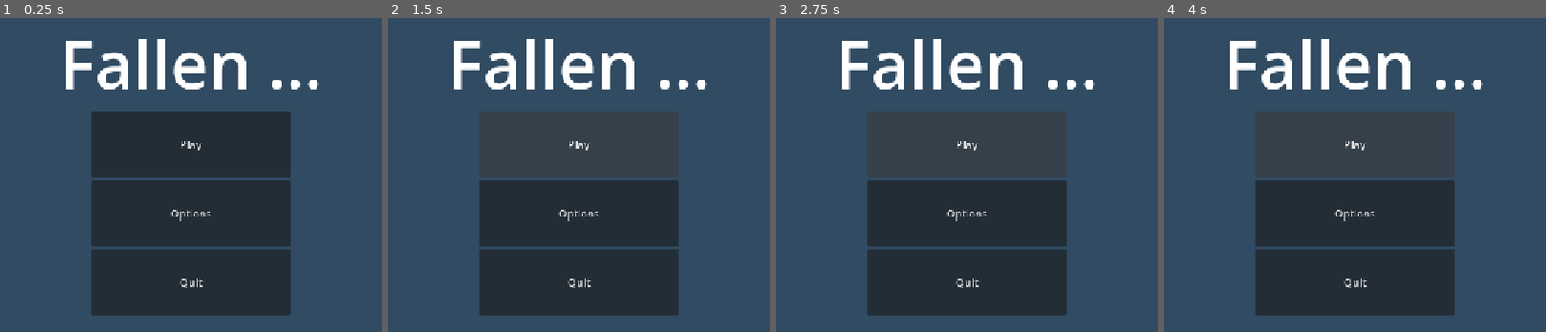
Above: before the commit, frames 1-4 (left to right).
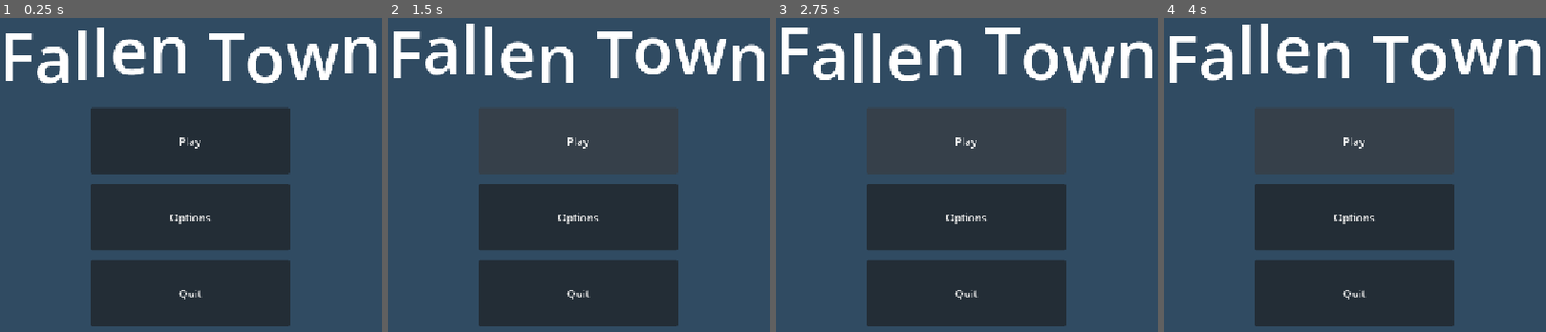
Above: after the commit, the same moments.

Repository: MineSwe/Bananerna-Studios-META-Game-Jam-2026
Game: Godot game, scene res://scenes/title_screen.tscn
Two runs of this game, one before a commit and one after it. Both use one fixed random seed, a clock stepped at 60 frames per second and the inputs below. The project has no main scene, so this scene is started directly.
Inputs:
- Up to frame 1 (0.25 s): no input
- Up to frame 2 (1.5 s): click "Options" at 0.5 s; click "Play" at 1.25 s
- Up to frame 3 (2.75 s): click "Play" at 2 s
- Up to frame 4 (4 s): hold D (right) from 2.78 s (still down); tap Space (jump) at 2.85, 3.02, 3.32, 3.6, 3.77 s

The runs differ from the first frame. In frame 1, 13% of the frame differs, in the area x 1-99%, y 3-99%; in frame 2, 12%; in frame 3, 12%; in frame 4, 12%.

Commit message:
Add button functionality

Diff:
--- a/Godot Project files/meta-game-jam-26/assets/menu/menu_theme.tres
+++ b/Godot Project files/meta-game-jam-26/assets/menu/menu_theme.tres
@@ -13,3 +13,4 @@
 PanelContainer/styles/panel = SubResource("StyleBoxFlat_2f5im")
 RichTextLabelTitle/base_type = &"RichTextLabel"
 RichTextLabelTitle/font_sizes/normal_font_size = 100
+VBoxContainer/constants/separation = 15
--- a/Godot Project files/meta-game-jam-26/scenes/player.tscn
+++ b/Godot Project files/meta-game-jam-26/scenes/player.tscn
@@ -1,6 +1,6 @@
 [gd_scene format=3 uid="uid://trywo3xopl2i"]
 
-[ext_resource type="Script" path="res://scenes/player.gd" id="1_3vyb7"]
+[ext_resource type="Script" uid="uid://bjhlbyg4g4157" path="res://scripts/player.gd" id="1_3vyb7"]
 [ext_resource type="Texture2D" path="res://assets/Tiny RPG Character Asset Pack 01 v2.0 -Free Soldier&Orc/Characters(100x100 split)/Soldier/Soldier/Soldier_Idle.png" id="2_qhqgy"]
 [ext_resource type="Texture2D" path="res://assets/Tiny RPG Character Asset Pack 01 v2.0 -Free Soldier&Orc/Characters(100x100 split)/Soldier/Soldier/Soldier_Walk.png" id="3_dqkch"]
 
--- a/Godot Project files/meta-game-jam-26/scenes/title_screen.tscn
+++ b/Godot Project files/meta-game-jam-26/scenes/title_screen.tscn
@@ -2,6 +2,9 @@
 
 [ext_resource type="Theme" uid="uid://ck606rocfli0w" path="res://assets/menu/menu_theme.tres" id="1_sa3yf"]
 [ext_resource type="PackedScene" uid="uid://bob8q8apo0vp8" path="res://scenes/button.tscn" id="2_s4lrb"]
+[ext_resource type="Script" uid="uid://c8tjxybkw30uf" path="res://scripts/PlayButton.gd" id="3_dc4i4"]
+[ext_resource type="Script" uid="uid://5r6gr3sf08r8" path="res://scripts/OptionButton.gd" id="3_mgrm8"]
+[ext_resource type="Script" uid="uid://4bin0lyxpq0n" path="res://scripts/QuitButton.gd" id="4_dc4i4"]
 
 [sub_resource type="Theme" id="Theme_omjc6"]
 
@@ -31,20 +34,28 @@
 layout_mode = 2
 theme = SubResource("Theme_omjc6")
 theme_type_variation = &"RichTextLabelTitle"
-text = "Fallen ..."
+bbcode_enabled = true
+text = "[wave amp=75 freq=2]Fallen Town"
 fit_content = true
 autowrap_mode = 0
 
 [node name="PlayButton" parent="PanelContainer/VBoxContainer" unique_id=1333493606 instance=ExtResource("2_s4lrb")]
 layout_mode = 2
 size_flags_horizontal = 4
+script = ExtResource("3_dc4i4")
 
 [node name="OptionButton" parent="PanelContainer/VBoxContainer" unique_id=1008493053 instance=ExtResource("2_s4lrb")]
 layout_mode = 2
 size_flags_horizontal = 4
 text = "Options"
+script = ExtResource("3_mgrm8")
 
 [node name="QuitButton" parent="PanelContainer/VBoxContainer" unique_id=289909700 instance=ExtResource("2_s4lrb")]
 layout_mode = 2
 size_flags_horizontal = 4
 text = "Quit"
+script = ExtResource("4_dc4i4")
+
+[connection signal="pressed" from="PanelContainer/VBoxContainer/PlayButton" to="PanelContainer/VBoxContainer/PlayButton" method="_on_pressed"]
+[connection signal="pressed" from="PanelContainer/VBoxContainer/OptionButton" to="PanelContainer/VBoxContainer/OptionButton" method="_on_pressed"]
+[connection signal="pressed" from="PanelContainer/VBoxContainer/QuitButton" to="PanelContainer/VBoxContainer/QuitButton" method="_on_pressed"]
--- /dev/null
+++ b/Godot Project files/meta-game-jam-26/scripts/OptionButton.gd
@@ -0,0 +1,15 @@
+extends Button
+
+
+# Called when the node enters the scene tree for the first time.
+func _ready() -> void:
+	pass # Replace with function body.
+
+
+# Called every frame. 'delta' is the elapsed time since the previous frame.
+func _process(delta: float) -> void:
+	pass
+
+
+func _on_pressed() -> void:
+	get_tree().change_scene_to_file("res://scenes/options.tscn")
--- /dev/null
+++ b/Godot Project files/meta-game-jam-26/scripts/PlayButton.gd
@@ -0,0 +1,15 @@
+extends Button
+
+
+# Called when the node enters the scene tree for the first time.
+func _ready() -> void:
+	pass # Replace with function body.
+
+
+# Called every frame. 'delta' is the elapsed time since the previous frame.
+func _process(delta: float) -> void:
+	pass
+
+
+func _on_pressed() -> void:
+	get_tree().change_scene_to_file("res://scenes/intro.tscn")
--- /dev/null
+++ b/Godot Project files/meta-game-jam-26/scripts/QuitButton.gd
@@ -0,0 +1,15 @@
+extends Button
+
+
+# Called when the node enters the scene tree for the first time.
+func _ready() -> void:
+	pass # Replace with function body.
+
+
+# Called every frame. 'delta' is the elapsed time since the previous frame.
+func _process(delta: float) -> void:
+	pass
+
+
+func _on_pressed() -> void:
+	get_tree().quit()
--- /dev/null
+++ b/Godot Project files/meta-game-jam-26/scripts/player.gd
@@ -0,0 +1,38 @@
+extends CharacterBody2D
+
+@onready var animated_sprite_2d = $AnimatedSprite2D
+
+const SPEED = 150.0
+const JUMP_VELOCITY = -400.0
+
+
+func _physics_process(delta: float) -> void:
+	# Add the gravity.
+	if not is_on_floor():
+		velocity += get_gravity() * delta
+
+	# Handle jump.
+	if Input.is_action_just_pressed("jump") and is_on_floor():
+		velocity.y = JUMP_VELOCITY
+
+	# Get the input direction and handle the movement/deceleration.
+	# As good practice, you should replace UI actions with custom gameplay actions.
+	var direction := Input.get_axis("left", "right")
+	if direction:
+		velocity.x = direction * SPEED
+	else:
+		velocity.x = move_toward(velocity.x, 0, SPEED)
+
+	animation_handler()
+	move_and_slide()
+
+
+func animation_handler() -> void:
+	if velocity.x > 0:
+		animated_sprite_2d.play("walk")
+		animated_sprite_2d.flip_h = false
+	elif velocity.x < 0:
+		animated_sprite_2d.play("walk")
+		animated_sprite_2d.flip_h = true
+	else:
+		animated_sprite_2d.play("idle")
Not shown, added: Godot Project files/meta-game-jam-26/scripts/OptionButton.gd.uid
Not shown, added: Godot Project files/meta-game-jam-26/scripts/PlayButton.gd.uid
Not shown, added: Godot Project files/meta-game-jam-26/scripts/QuitButton.gd.uid
Not shown, added: Godot Project files/meta-game-jam-26/scripts/player.gd.uid
